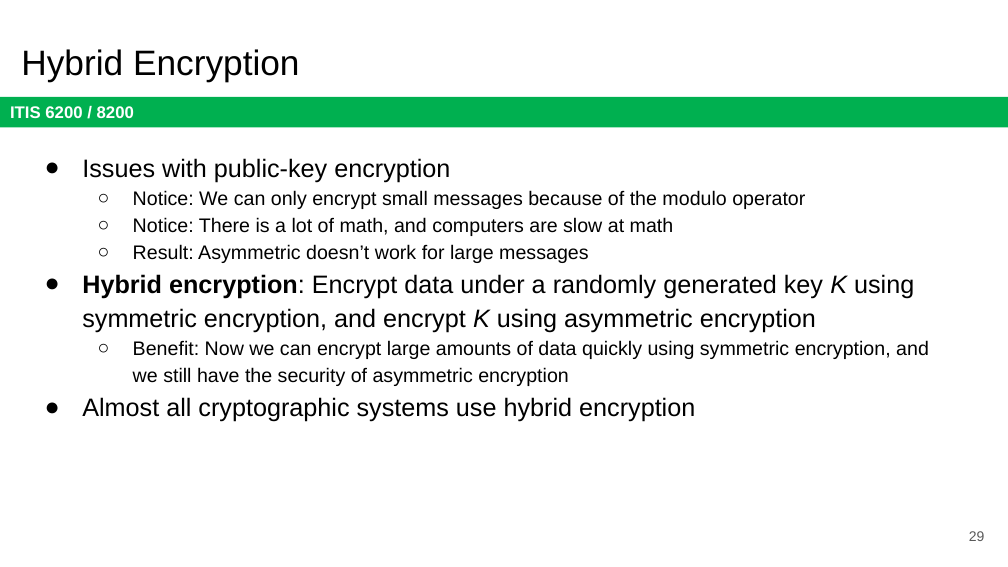
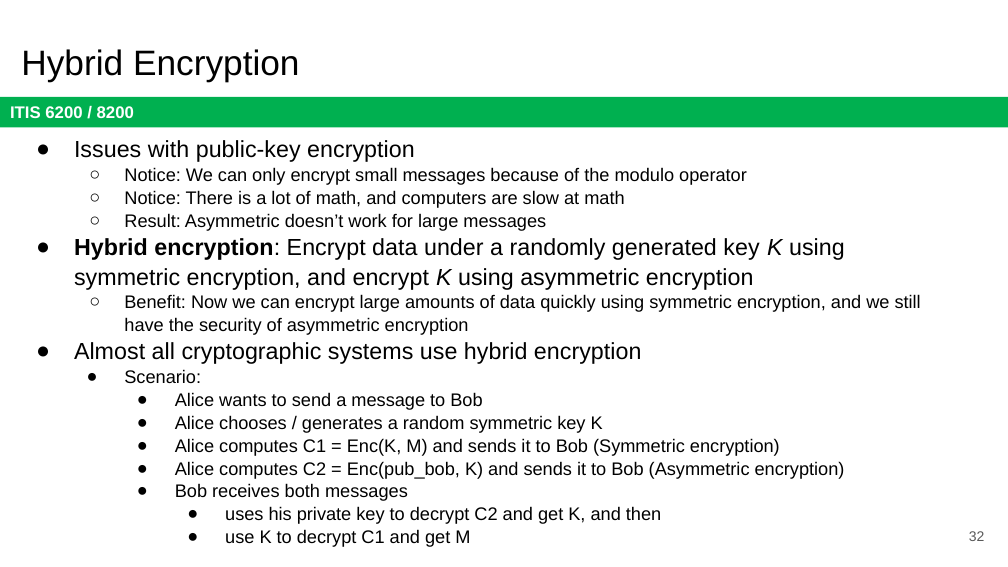
Before and after one commit to jx5c/github.io, a slide deck: slide 32 of teaching/ITIS6200/2023fa/lectures/lec06.pptx (slide 29 before the commit). Drawn at 1008x567 pixels with LibreOffice and Linux fonts; fonts in the diff are those of the drawing. Boxes give left, top, right and bottom in pixels: in the first picture for what was removed or moved away, otherwise in the second. Text is boxed around its words. In the diff, an @@ line names an element or a change of style, - is before the commit and + after.

```diff
--- a/teaching/ITIS6200/2023fa/lectures/lec06.pptx
+++ b/teaching/ITIS6200/2023fa/lectures/lec06.pptx
@@ text "Issues with public-key encryption": place and size @@
-text "Issues with public-key encryption" at [82,158,929,422]
+text "Issues with public-key encryption" at [74,140,921,547]
@@ text at [74,140,921,364]: size 18 to 16.6 pt in "Issues with public-key encryption", "Hybrid encryption: Encrypt data under a randomly ...", "Almost all cryptographic systems use hybrid encryption"; size 14 to 12.9 pt in "Notice: We can only encrypt small messages ...", "Notice: There is a lot of math, ...", "Result: Asymmetric doesn’t work for large messages", "Benefit: Now we can encrypt large amounts ..."; line spacing 1.15 to 1.05 @@
@@ text at [124,369,845,547]: paragraphs added @@
+  ● Scenario:
+    ● Alice wants to send a message to Bob
+    ● Alice chooses / generates a random symmetric key K
+    ● Alice computes C1 = Enc(K, M) and sends it to Bob (Symmetric encryption)
+    ● Alice computes C2 = Enc(pub_bob, K) and sends it to Bob (Asymmetric encryption)
+    ● Bob receives both messages
+      ● uses his private key to decrypt C2 and get K, and then
+      ● use K to decrypt C1 and get M
@@ page number at [969,531,985,541]: text changed @@
-29
+32
```
Also in this commit, not shown: 13 other slides changed, 5 slides added, 3 slides removed, 3 other files.
